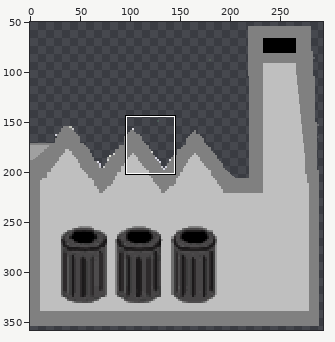
A sprite sheet gets an edit: Images/Buildings/factory.png. Above: a wide view before the commit, with the close-up outlined.
Close-up. Before the commit:
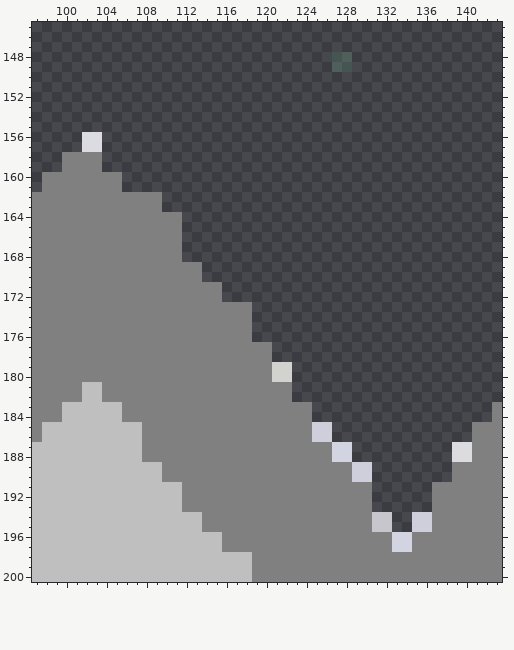
The file is 400x400 pixels. Pixels under 10% opacity are left out. Colours within 5 levels of each other are drawn and written as one. Shown: x 97..143, y 145..200. The wide view leaves out empty margins. The commit also changed other parts of the picture, which this record leaves out.
The result:
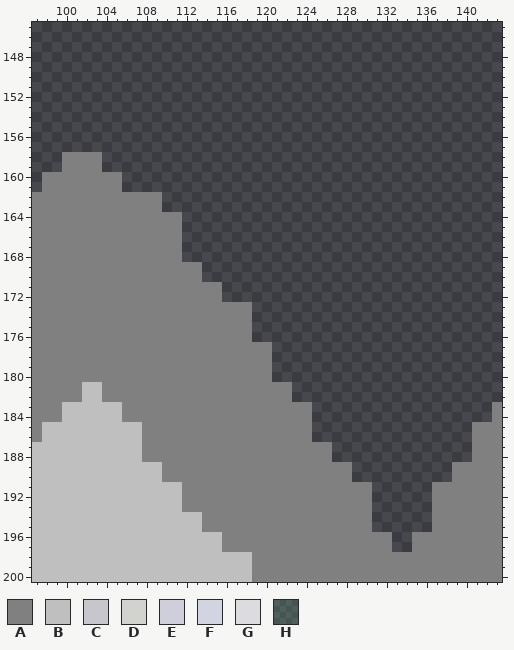
Palette (. is transparent): A #808080  B #bfbfbf  C #c7c6cd  D #d2d2ce  E #cfcfdb  F #d3d4e1  G #dcdbe0  H #8ef7b422
The exact change:
Changed rows in their new state; - is an unchanged pixel.
first column x 127:
148 ..
149 ..
first column x 102:
156 ..
157 ..
first column x 121:
179 ..
180 ..
first column x 125:
185 ..--------------
186 ..--------------
187 --..----------..
188 --..----------..
189 ----..----------
190 ----..----------
first column x 131:
194 ..--..
195 ..--..
196 --..--
197 --..--
Boxes around the changes in both close-ups, in picture pixels (x1, y1, x2, y2):
erased: (332, 52, 352, 72)
erased: (82, 132, 102, 152)
erased: (272, 362, 292, 382)
erased: (312, 422, 432, 552)
erased: (452, 442, 472, 462)
